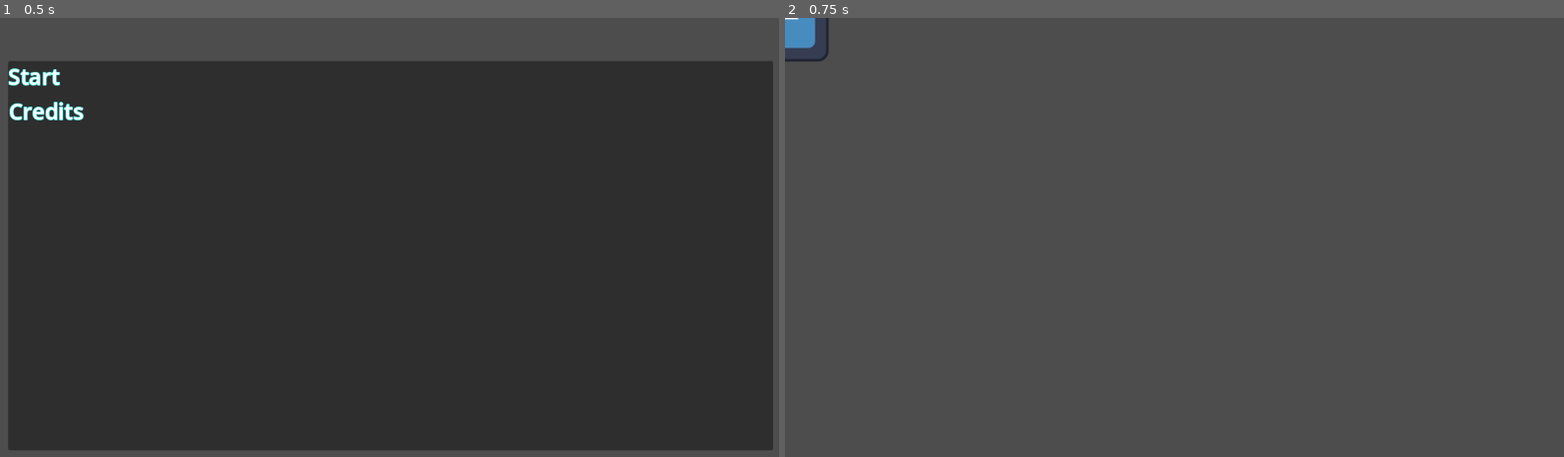
Above: before the commit, frames 1-2 (left to right).
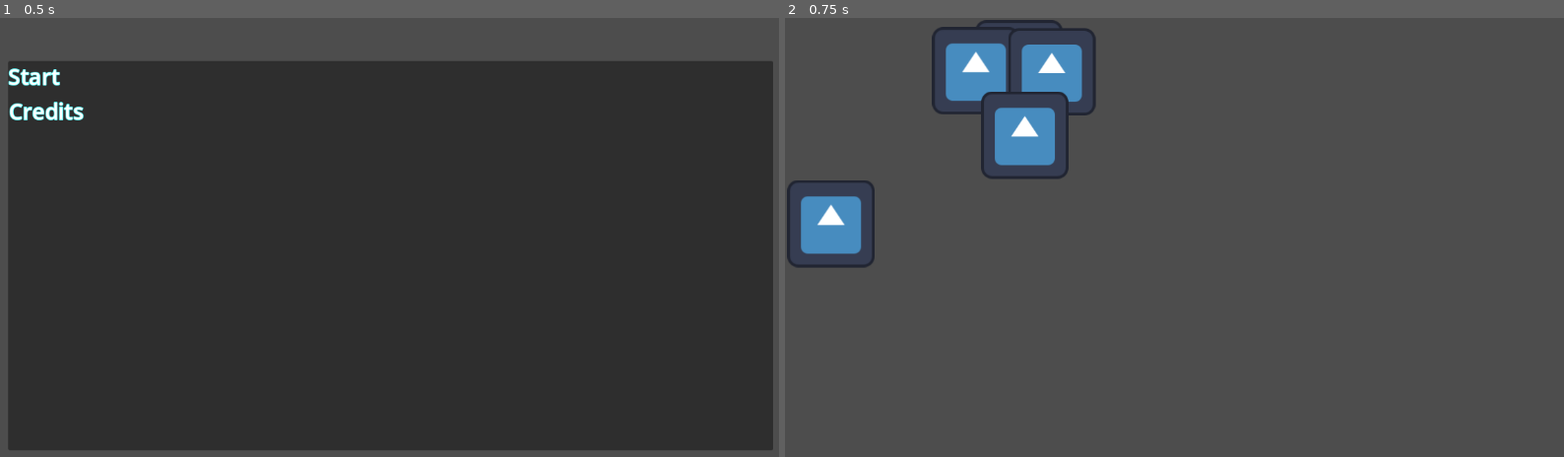
Above: after the commit, the same moments.

Repository: acesolucoes/godot-clicker
Game: Godot game, scene res://Scenes/main_menu/menu.tscn
Two runs of this game, one before a commit and one after it. Both use one fixed random seed, a clock stepped at 60 frames per second and the inputs below. Before the commit the project starts from res://Scenes/menu.tscn. The engine's default icon, where the game draws it, is replaced by a stand-in: a white triangle on a blue panel in a dark square.
Inputs (mouse positions are in pixels of both pictures, inside the frame that each line leads up to):
- Up to frame 1 (0.5 s): no input
- Up to frame 2 (0.75 s): tap Enter at 0.5 s; move the mouse to (823, 75) at 0.52 s; click (823, 75) at 0.67 s

Frame 1 is identical in both runs. In frame 2, 5.4% of the frame differs, in the area x 0-40%, y 0-57%.

Commit message:
instantiating characters

Diff:
--- a/Scenes/level.tscn
+++ b/Scenes/level.tscn
@@ -1,9 +1,6 @@
 [gd_scene format=3 uid="uid://8ybha2ywcblu"]
 
 [ext_resource type="Script" uid="uid://bw2lip4nno57" path="res://Scripts/level.gd" id="1_tumq0"]
-[ext_resource type="PackedScene" uid="uid://biq7keoldboex" path="res://Scenes/random_character.tscn" id="2_k5f4k"]
 
 [node name="Level" type="Node2D" unique_id=160453220]
 script = ExtResource("1_tumq0")
-
-[node name="RandomCharacter" parent="." unique_id=1558793643 instance=ExtResource("2_k5f4k")]
--- /dev/null
+++ b/Scenes/levels/level1.tscn
@@ -0,0 +1,6 @@
+[gd_scene format=3 uid="uid://48fl3ggh6y3m"]
+
+[ext_resource type="Script" uid="uid://bw2lip4nno57" path="res://Scripts/level.gd" id="1_rahoo"]
+
+[node name="Level" type="Node2D" unique_id=160453220]
+script = ExtResource("1_rahoo")
--- a/Scenes/main.tscn
+++ b/Scenes/main.tscn
@@ -1,7 +1,16 @@
 [gd_scene format=3 uid="uid://dc88gjn7cpjqr"]
 
-[ext_resource type="PackedScene" uid="uid://ci1umqwx8ujbl" path="res://Scenes/menu.tscn" id="1_jjgbg"]
+[ext_resource type="PackedScene" uid="uid://ci1umqwx8ujbl" path="res://Scenes/main_menu/menu.tscn" id="1_jjgbg"]
 
 [node name="Root" type="Node2D" unique_id=70006866]
 
 [node name="Menu" parent="." unique_id=144933844 instance=ExtResource("1_jjgbg")]
+anchors_preset = 0
+anchor_right = 0.0
+anchor_bottom = 0.0
+offset_left = 11.0
+offset_top = -72.0
+offset_right = 651.0
+offset_bottom = 408.0
+grow_horizontal = 1
+grow_vertical = 1
--- a/Scripts/level.gd
+++ b/Scripts/level.gd
@@ -1,9 +1,30 @@
 extends Node2D
 
+const MyScene = preload("res://Scenes/random_character.tscn")
+var _points: Array[Vector2] = []
+var _spriteDimension: Vector2
+@export var characters_amount : int = 5
 
 # Called when the node enters the scene tree for the first time.
 func _ready() -> void:
-	pass # Replace with function body.
+	var instance = MyScene.instantiate()
+	var sp = instance as Sprite2D
+	_spriteDimension = sp.texture.get_size()
+	var min_dimension = min(_spriteDimension[0]/2, _spriteDimension[1]/2)
+	instance.queue_free()
+
+	var rng = RandomNumberGenerator.new()
+	rng.randomize()
+
+	_points.resize(characters_amount)
+
+	for index in range(len(_points)):
+		_points[index] = Vector2(rng.randf_range(min_dimension, 400.0), rng.randf_range(min_dimension, 400.0))
+		instance = MyScene.instantiate()
+		sp = instance as Sprite2D
+		sp.position = _points[index]
+
+		add_child(sp)
 
 
 # Called every frame. 'delta' is the elapsed time since the previous frame.
Renamed: Scenes/menu.tscn -> Scenes/main_menu/menu.tscn
